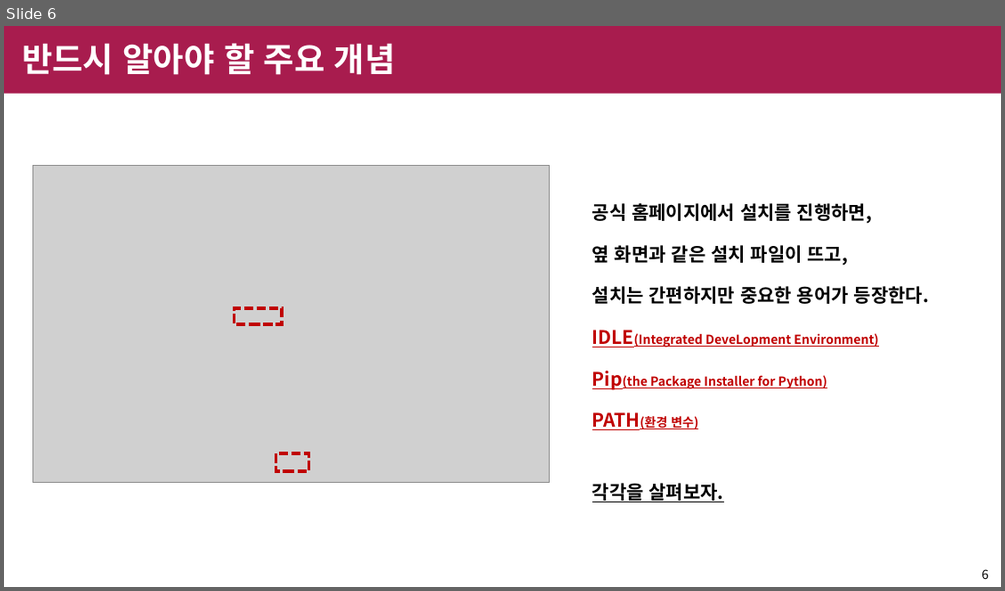
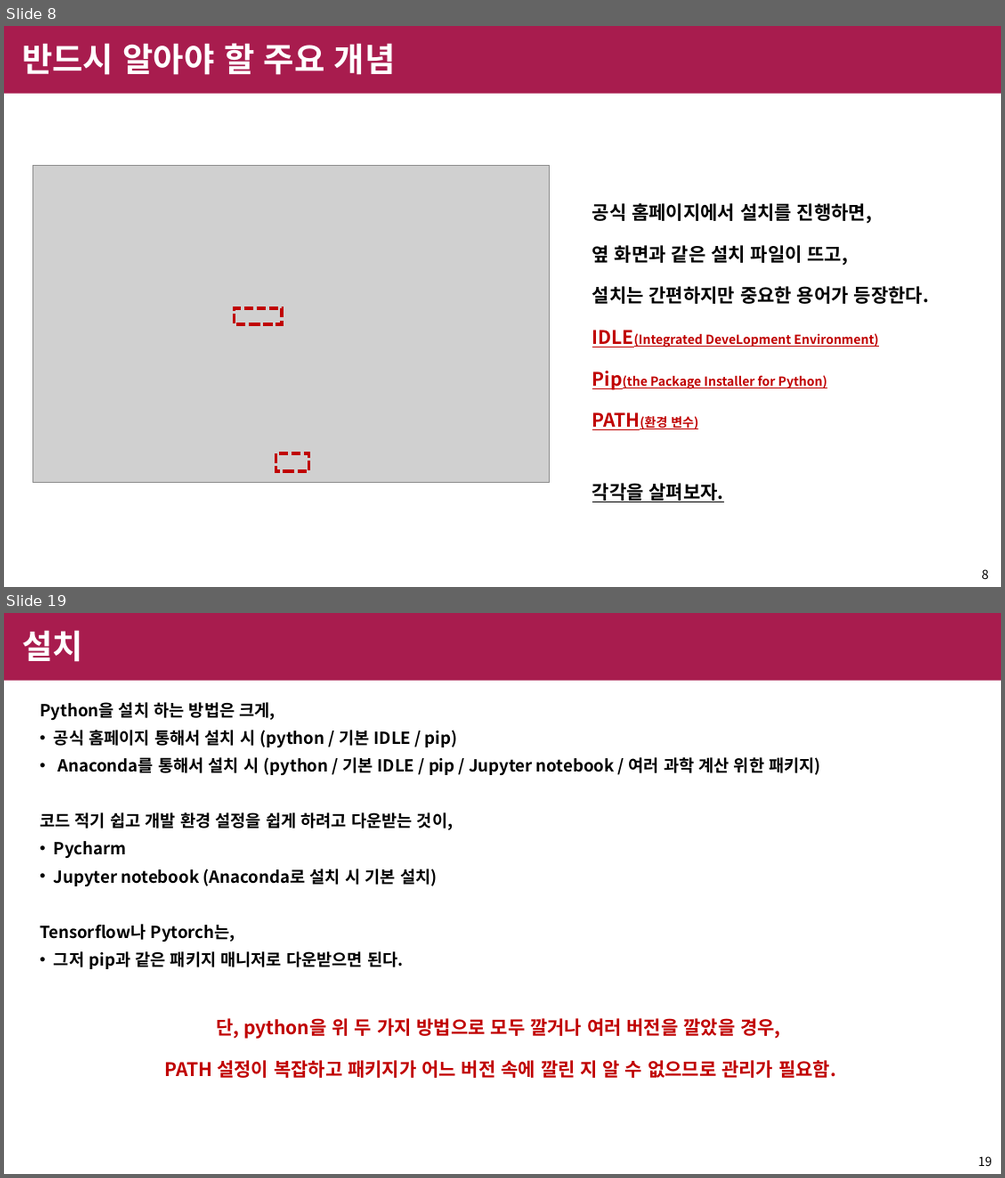
Before and after one commit to shinychan95/R_to_Python, a slide deck: R/python 설치 정리.pptx. Shown one above the other, each under a label of ours: slide 6 before the commit, slides 8 and 19 after it; the slides between them are not shown. The pictures are 1005x591 and 1005x1178 pixels, drawn with LibreOffice and Linux fonts; fonts in the diff are those of the drawing; grey boxes stand for pictures; background and template pictures are left out. Boxes give left, top, right and bottom in pixels: in the first picture for what was removed or moved away, otherwise in the second. Text is boxed around its words. In the diff, an @@ line names an element or a change of style, - is before the commit and + after.

Commit message:
python research final

```diff
--- a/R/python 설치 정리.pptx
+++ b/R/python 설치 정리.pptx
@@ slide 19 added at box(4, 613, 1001, 1174), background #FFFFFF; not listed: 1 template element that a slide beside it also shows @@
@@ title added at box(22, 630, 83, 662), 32 pt, text #FFFFFF, bold @@
+설치
@@ text added at box(40, 702, 836, 1078), 16 pt, text #000000, bold @@
+Python을 설치 하는 방법은 크게,
+• 공식 홈페이지 통해서 설치 시 (python / 기본 IDLE / pip)
+• Anaconda를 통해서 설치 시 (python / 기본 IDLE / pip / Jupyter notebook / 여러 과학 계산 위한 패키지)
+코드 적기 쉽고 개발 환경 설정을 쉽게 하려고 다운받는 것이,
+• Pycharm
+• Jupyter notebook (Anaconda로 설치 시 기본 설치)
+Tensorflow나 Pytorch는,
+• 그저 pip과 같은 패키지 매니저로 다운받으면 된다.
+단, python을 위 두 가지 방법으로 모두 깔거나 여러 버전을 깔았을 경우,
+PATH 설정이 복잡하고 패키지가 어느 버전 속에 깔린 지 알 수 없으므로 관리가 필요함.
@@ page number added at box(978, 1156, 992, 1166), 12 pt, text #000000 @@
+19
@@ what was slide 6 is now slide 8 @@
@@ page number at box(981, 569, 988, 579): text changed @@
-6
+8
```
Also in this commit, not shown: 7 slides changed, 10 other slides added, 6 slides removed.
